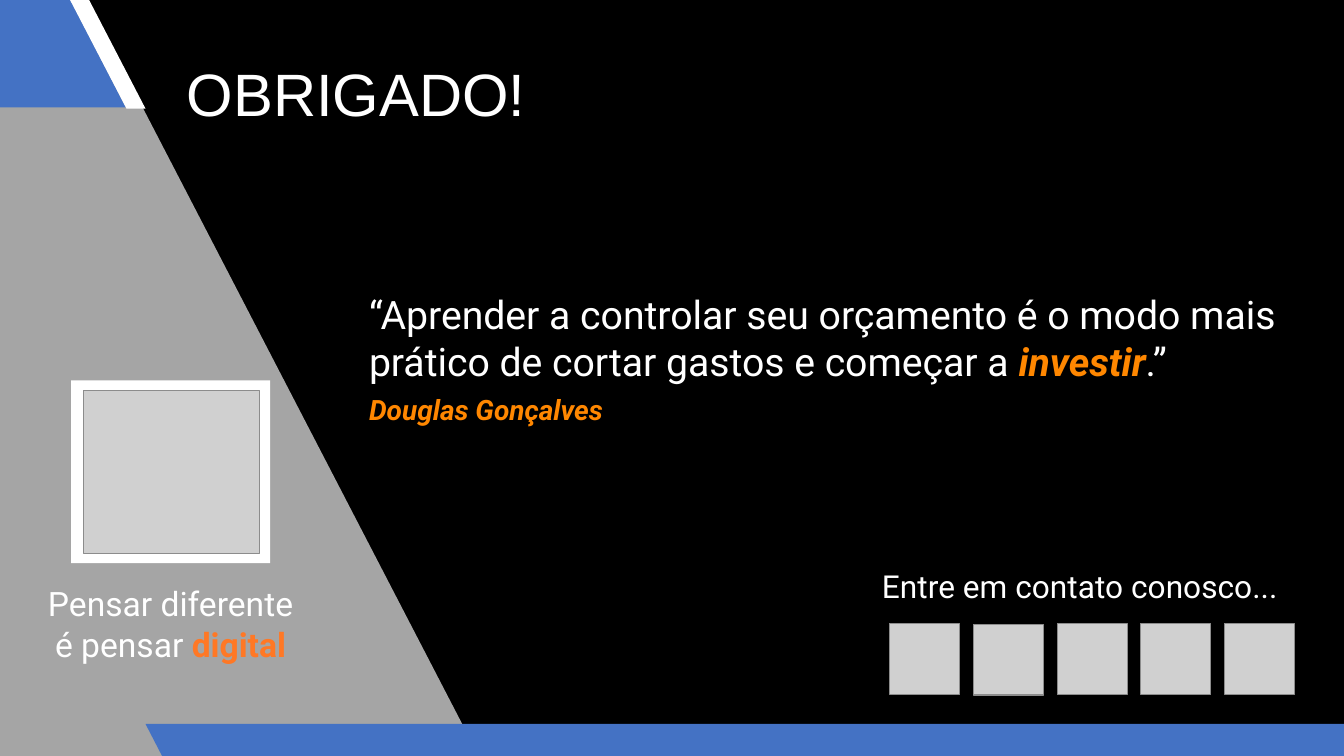
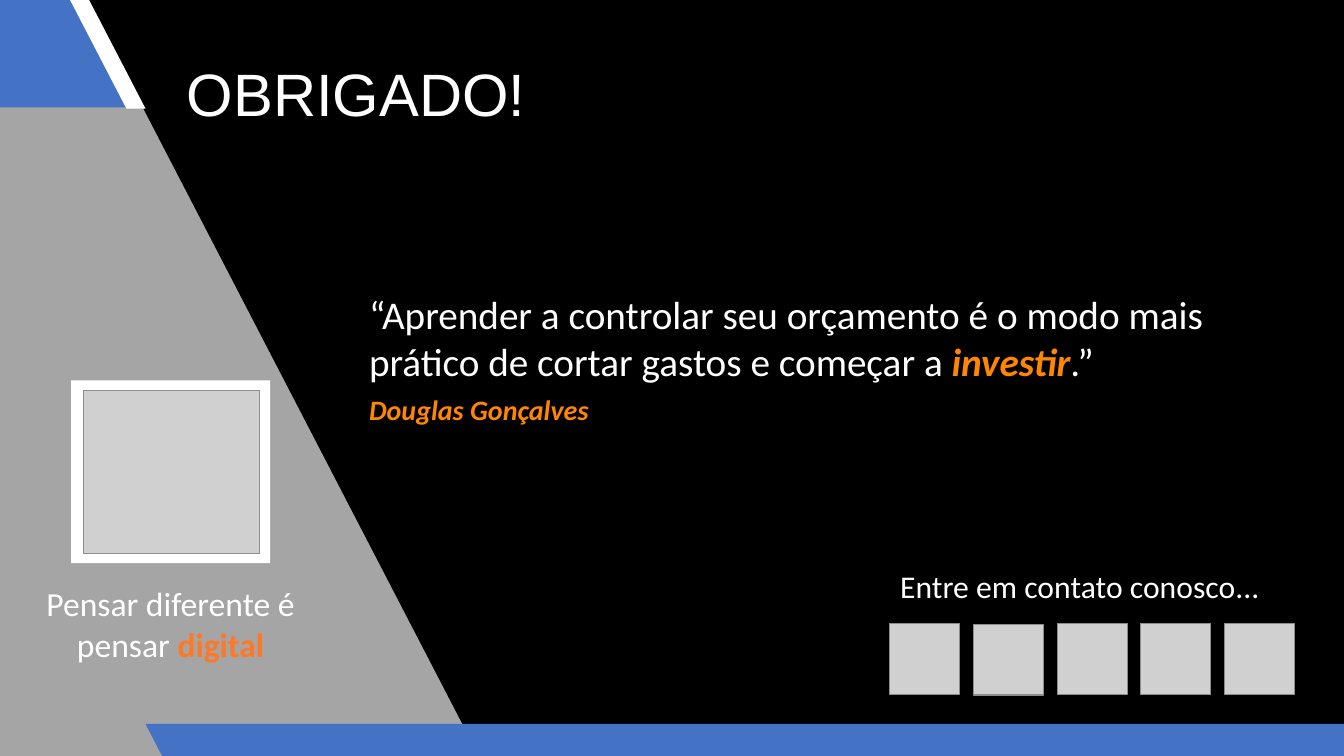
Before and after one commit to tech-warriors-corporation/profitco, a slide deck: slide 5 of presentation.pptx. Drawn at 1344x756 pixels with LibreOffice and Linux fonts; fonts in the diff are those of the drawing; grey boxes stand for pictures. Boxes give left, top, right and bottom in pixels: in the first picture for what was removed or moved away, otherwise in the second. Text is boxed around its words. In the diff, an @@ line names an element or a change of style, - is before the commit and + after.

```diff
--- a/presentation.pptx
+++ b/presentation.pptx
@@ font Roboto to Calibri in 3 elements at (46,593,295,663), (369,301,1203,425), (900,577,1259,599) @@
```
Also in this commit, not shown: 5 other slides changed, 1 other file.
